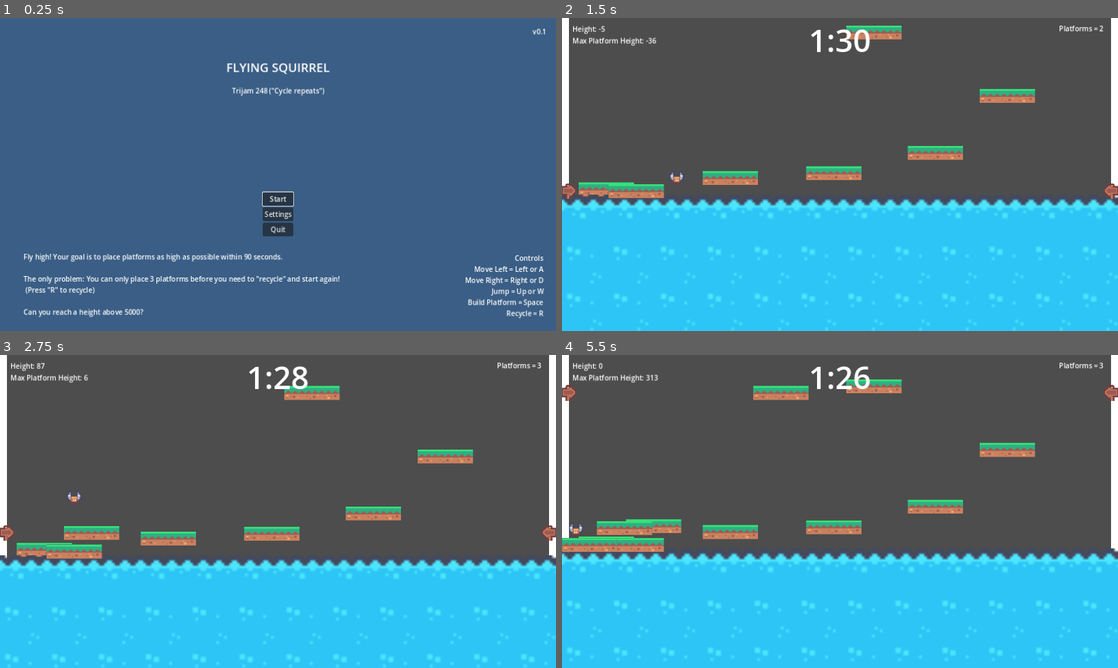
Above: before the commit, frames 1-4 (two rows, left to right).
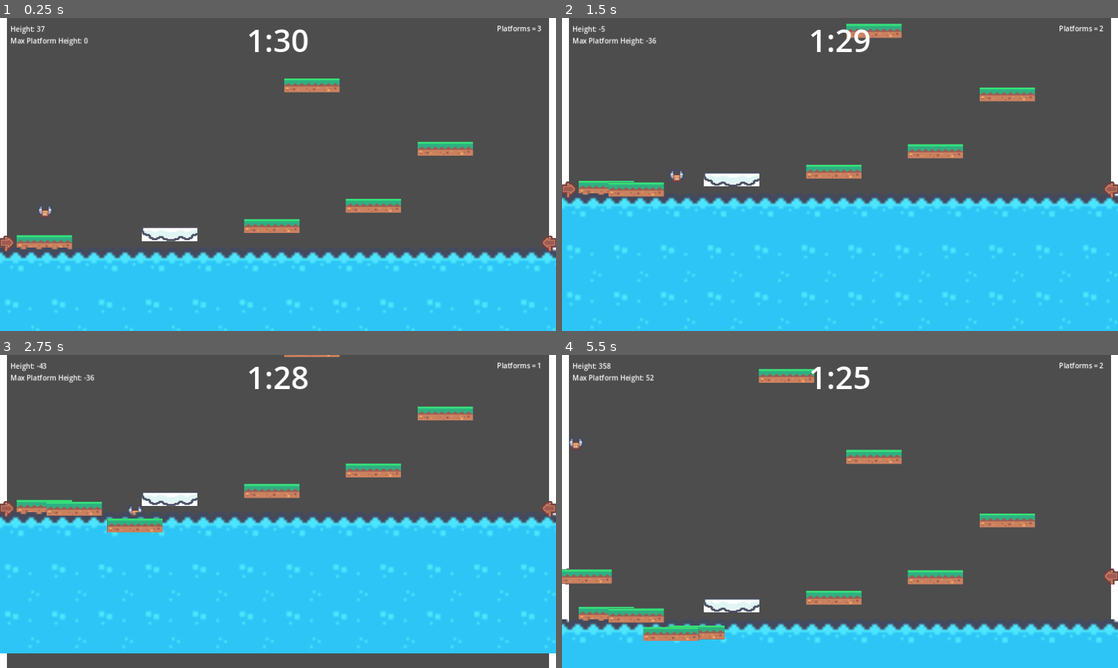
Above: after the commit, the same moments.

Repository: nathanleiby/trijam-248
Game: Godot game, scene res://gameplay/gameplay.tscn
The game is run twice, just before and just after one commit, with the same random seed, the same clock (stepped at 60 frames per second) and the same inputs. Before the commit the project starts from res://main_menu/main_menu.tscn.
Inputs (mouse positions are in pixels of both pictures, inside the frame that each line leads up to):
- Up to frame 1 (0.25 s): no input
- Up to frame 2 (1.5 s): click (840, 199) at 0.5 s, where only the run before the commit has a clickable "Start"; hold Right (walk_right) from 1.28 s (still down); tap Space (place_platform) at 1.35 s
- Up to frame 3 (2.75 s): keep holding Right (walk_right); tap Up (jump) at 1.52, 2.27 s; tap Space (place_platform) at 2.1 s
- Up to frame 4 (5.5 s): release Right (walk_right) at 2.78 s; hold Left (walk_left) 2.78-3.53 s; tap Space (place_platform) every 0.75 s from 2.85 to 5.1 s; hold Right (walk_right) 3.53-5.03 s; tap Up (jump) at 3.77, 4.52, 5.27 s; hold Left (walk_left) from 5.03 s (still down)

The runs differ from the first frame. In frame 1, 100% of the frame differs, in the area x 0-100%, y 0-100%; in frame 2, 3.7%; in frame 3, 25%; in frame 4, 31%.

Commit message:
trampoline of sorts

Diff:
--- a/gameplay/character.gd
+++ b/gameplay/character.gd
@@ -5,6 +5,7 @@
 @export var gravity = 4000
 
 @export var platformScene: PackedScene
+@onready var raycast2d := $RayCast2D
 
 const CHARACTER_HEIGHT = 32
 const PLATFORM_HEIGHT = 32
@@ -27,6 +28,7 @@
 	respawn_location = position
 	platforms_remaining = PLATFORMS_MAX
 
+const BOUNCE_VELOCITY := 500
 
 func _physics_process(delta):
 	# Add gravity every frame
@@ -40,7 +42,17 @@
 	elif velocity.x < 0:
 		$Character.flip_h = false
 
-	move_and_slide()
+
+	if velocity.y >= BOUNCE_VELOCITY:
+		var collision_info = move_and_collide(velocity * delta)
+		if collision_info:
+			var is_trampoline = collision_info.get_collider().has_method("is_trampoline")
+			if is_trampoline:
+				velocity = velocity.bounce(collision_info.get_normal())
+			else:
+				move_and_slide()
+	else:
+		move_and_slide()
 
 	# Only allow jumping when on the ground
 	if Input.is_action_just_pressed("jump") and is_on_floor():
--- a/gameplay/character.tscn
+++ b/gameplay/character.tscn
@@ -32,6 +32,9 @@
 limit_right = 1280
 position_smoothing_enabled = true
 
+[node name="RayCast2D" type="RayCast2D" parent="."]
+target_position = Vector2(2.08165e-12, 24)
+
 [node name="PlayerUI" type="CanvasLayer" parent="."]
 
 [node name="PlatformsRemainingLabel" type="Label" parent="PlayerUI"]
--- a/gameplay/gameplay.tscn
+++ b/gameplay/gameplay.tscn
@@ -1,8 +1,9 @@
-[gd_scene load_steps=14 format=3 uid="uid://bdnyglk1i1cxl"]
+[gd_scene load_steps=15 format=3 uid="uid://bdnyglk1i1cxl"]
 
 [ext_resource type="Script" path="res://gameplay/gameplay.gd" id="1_thqv1"]
 [ext_resource type="PackedScene" uid="uid://50axire65sjw" path="res://gameplay/platform.tscn" id="2_uwroh"]
 [ext_resource type="PackedScene" uid="uid://bquai0kn0d8cm" path="res://gameplay/character.tscn" id="3_dah5l"]
+[ext_resource type="PackedScene" uid="uid://bkbsl3lugk2os" path="res://gameplay/trampoline.tscn" id="3_ojnbm"]
 [ext_resource type="PackedScene" uid="uid://cko02oljhiby" path="res://paused/paused.tscn" id="3_w8wrl"]
 [ext_resource type="PackedScene" uid="uid://cee5dna3u27jf" path="res://assets/select_sfx.tscn" id="4_7kf0b"]
 [ext_resource type="PackedScene" uid="uid://dqkm8vkxe0p1o" path="res://gameplay/wall.tscn" id="6_jtq6a"]
@@ -26,9 +27,6 @@
 [node name="Platform" parent="StartingPlatforms" instance=ExtResource("2_uwroh")]
 position = Vector2(102, 698)
 
-[node name="Platform2" parent="StartingPlatforms" instance=ExtResource("2_uwroh")]
-position = Vector2(388, 672)
-
 [node name="Platform9" parent="StartingPlatforms" instance=ExtResource("2_uwroh")]
 position = Vector2(626, 661)
 
@@ -52,6 +50,9 @@
 
 [node name="Platform8" parent="StartingPlatforms" instance=ExtResource("2_uwroh")]
 position = Vector2(388, -483)
+
+[node name="Trampoline" parent="StartingPlatforms" instance=ExtResource("3_ojnbm")]
+position = Vector2(391, 679)
 
 [node name="Character" parent="." instance=ExtResource("3_dah5l")]
 position = Vector2(104, 494)
--- /dev/null
+++ b/gameplay/platform.gd
@@ -0,0 +1,12 @@
+class_name Platform
+extends StaticBody2D
+
+
+# Called when the node enters the scene tree for the first time.
+func _ready() -> void:
+	pass # Replace with function body.
+
+
+# Called every frame. 'delta' is the elapsed time since the previous frame.
+func _process(delta: float) -> void:
+	pass
--- a/gameplay/platform.tscn
+++ b/gameplay/platform.tscn
@@ -1,11 +1,13 @@
-[gd_scene load_steps=3 format=3 uid="uid://50axire65sjw"]
+[gd_scene load_steps=4 format=3 uid="uid://50axire65sjw"]
 
+[ext_resource type="Script" path="res://gameplay/platform.gd" id="1_kplya"]
 [ext_resource type="Texture2D" uid="uid://cfjg4lwbyvgw6" path="res://assets/kenney_pixel-platformer/Tilemap/tilemap_packed.png" id="1_xxk2u"]
 
 [sub_resource type="RectangleShape2D" id="RectangleShape2D_ilxvv"]
 size = Vector2(128, 32)
 
 [node name="Platform" type="StaticBody2D"]
+script = ExtResource("1_kplya")
 
 [node name="CollisionShape2D" type="CollisionShape2D" parent="."]
 shape = SubResource("RectangleShape2D_ilxvv")
--- /dev/null
+++ b/gameplay/trampoline.gd
@@ -0,0 +1,14 @@
+class_name Trampoline
+extends StaticBody2D
+
+# Called when the node enters the scene tree for the first time.
+func _ready() -> void:
+	pass # Replace with function body.
+
+
+# Called every frame. 'delta' is the elapsed time since the previous frame.
+func _process(delta: float) -> void:
+	pass
+
+func is_trampoline():
+	return true
--- /dev/null
+++ b/gameplay/trampoline.tscn
@@ -0,0 +1,25 @@
+[gd_scene load_steps=4 format=3 uid="uid://bkbsl3lugk2os"]
+
+[ext_resource type="Texture2D" uid="uid://cfjg4lwbyvgw6" path="res://assets/kenney_pixel-platformer/Tilemap/tilemap_packed.png" id="1_58po2"]
+[ext_resource type="Script" path="res://gameplay/trampoline.gd" id="1_rs825"]
+
+[sub_resource type="RectangleShape2D" id="RectangleShape2D_ilxvv"]
+size = Vector2(128, 32)
+
+[node name="Trampoline" type="StaticBody2D"]
+script = ExtResource("1_rs825")
+
+[node name="CollisionShape2D" type="CollisionShape2D" parent="."]
+shape = SubResource("RectangleShape2D_ilxvv")
+
+[node name="ColorRect" type="ColorRect" parent="."]
+offset_left = -64.0
+offset_top = -16.0
+offset_right = 64.0
+offset_bottom = 16.0
+
+[node name="Sprite2D" type="Sprite2D" parent="."]
+scale = Vector2(2.56, 2.31349)
+texture = ExtResource("1_58po2")
+region_enabled = true
+region_rect = Rect2(235, 127, 50, 14)
--- a/project.godot
+++ b/project.godot
@@ -12,7 +12,7 @@
 
 config/name="Flying Squirrel"
 config/description="[Add your description here!]"
-run/main_scene="res://main_menu/main_menu.tscn"
+run/main_scene="res://gameplay/gameplay.tscn"
 config/features=PackedStringArray("4.1", "Mobile")
 config/icon="res://assets/icon.svg"
 
